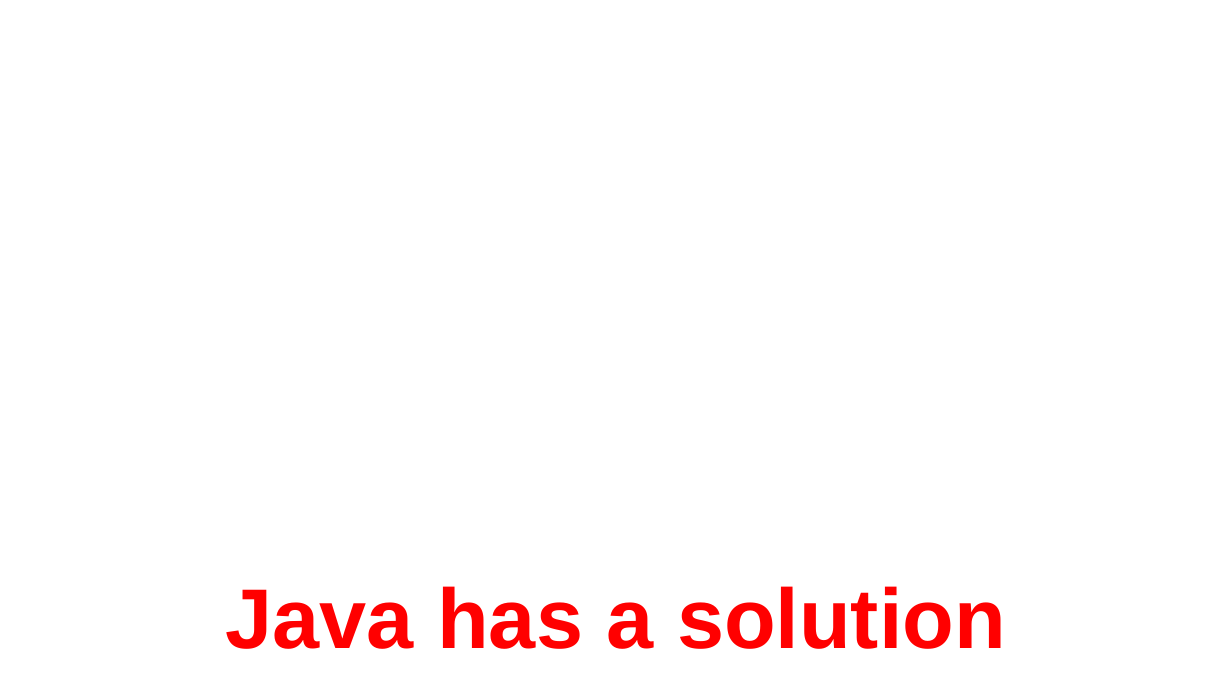
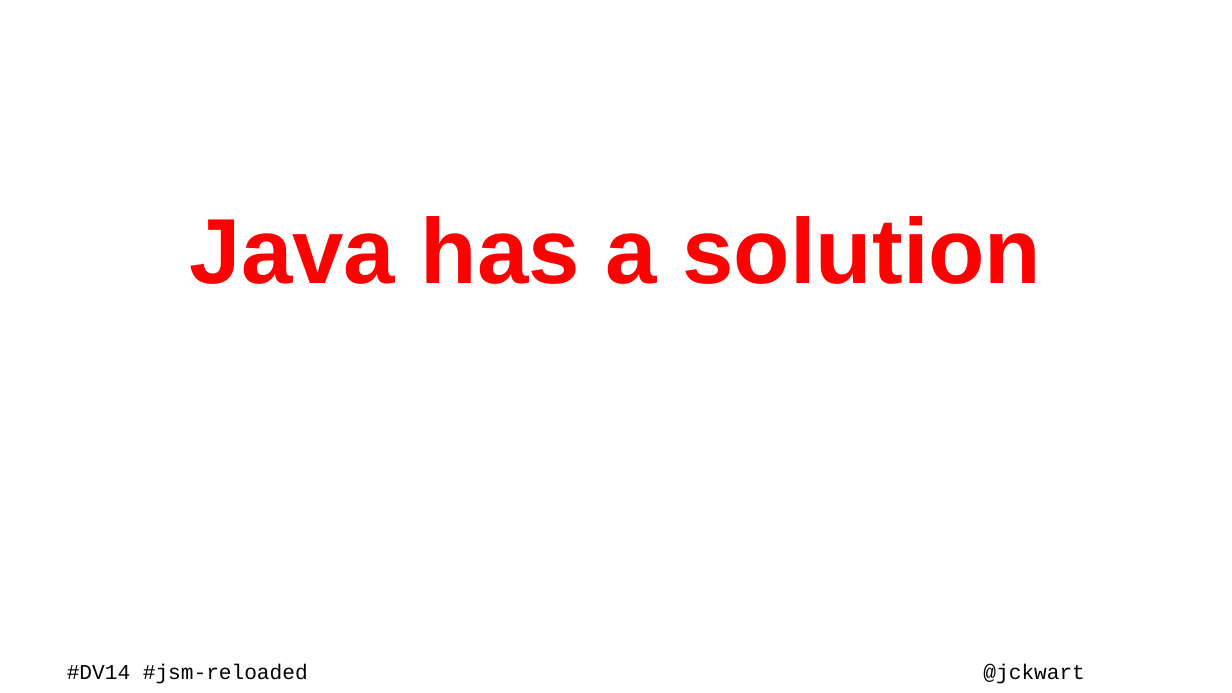
Before and after one commit to kwart/presentations, a slide deck: slide 7 of sec-man-reloaded.odp (slide 9 before the commit). Drawn at 1232x693 pixels with LibreOffice and Linux fonts; fonts in the diff are those of the drawing; background and template pictures are left out. Boxes give left, top, right and bottom in pixels: in the first picture for what was removed or moved away, otherwise in the second. Text is boxed around its words. In the diff, an @@ line names an element or a change of style, - is before the commit and + after.

Commit message:
clean up visual style little bit

```diff
--- a/sec-man-reloaded.odp
+++ b/sec-man-reloaded.odp
@@ text "Java has a solution": place and size @@
-text "Java has a solution" at bbox=[226, 586, 1006, 649]
+text "Java has a solution" at bbox=[190, 216, 1042, 284]
@@ text "Java has a solution" at bbox=[190, 216, 1042, 284]: size 88 to 96 pt; vertical alignment middle to top @@
@@ text added at bbox=[67, 664, 308, 684], 22 pt, text #000000 @@
+#DV14 #jsm-reloaded
@@ text added at bbox=[983, 664, 1084, 684], 22 pt, text #000000 @@
+@jckwart
```
Also in this commit, not shown: 38 other slides changed, 3 slides added, 2 slides removed.
